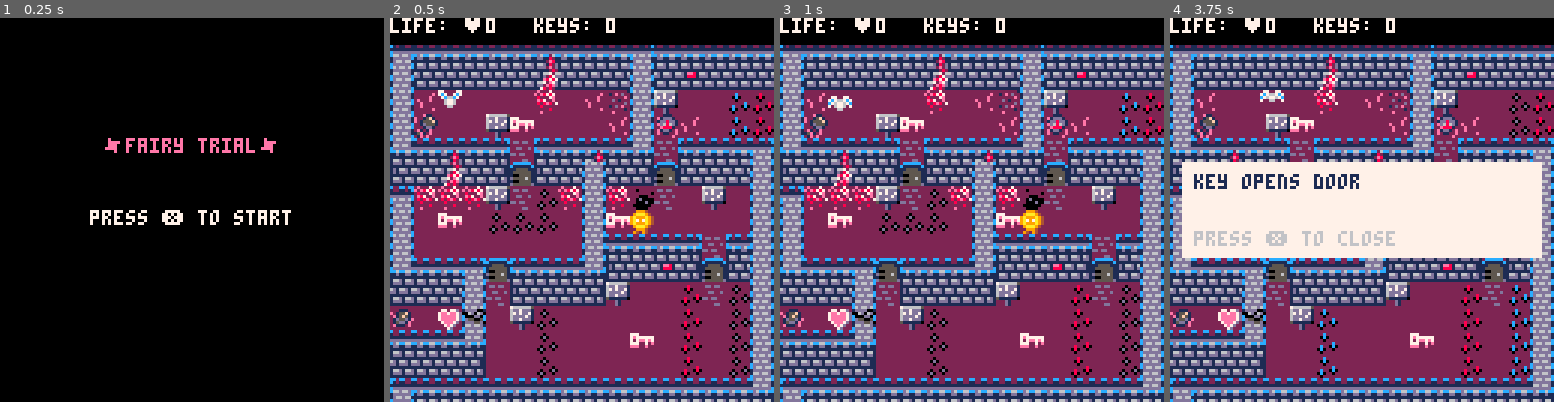
Above: before the commit, frames 1-4 (left to right).
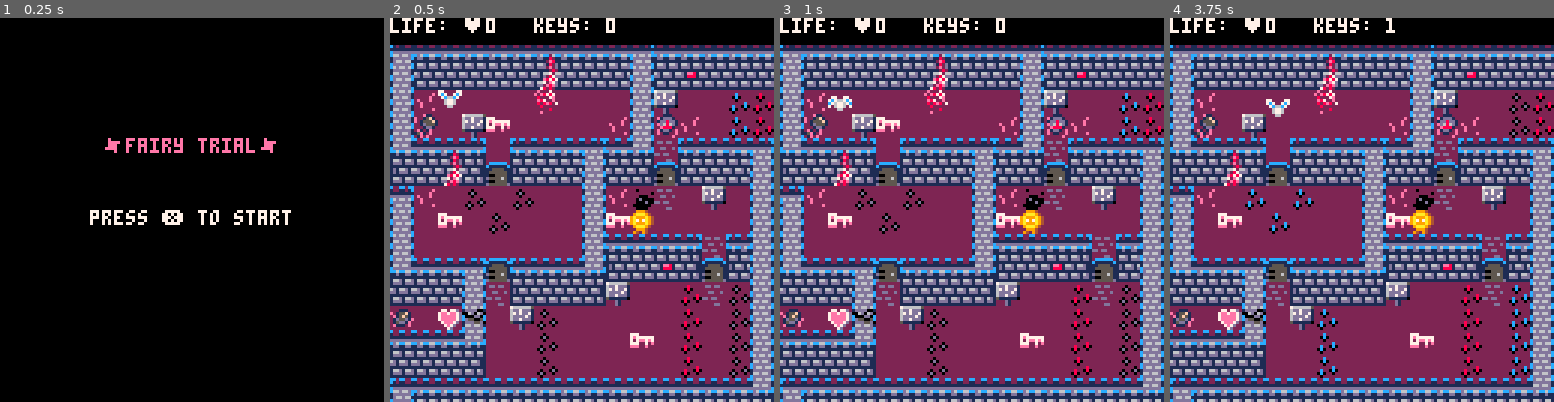
Above: after the commit, the same moments.

Repository: RonzyLady/FairyTrialGame
Game: PICO-8 cartridge fairytrial.p8
Same seed, same stepped clock (60 frames per second), same inputs: the game is played once before the commit and once after it.
Inputs:
- Up to frame 1 (0.25 s): no input
- Up to frame 2 (0.5 s): tap X (X key) at 0.33 s
- Up to frame 3 (1 s): tap O (Z key) at 0.7 s
- Up to frame 4 (3.75 s): tap X (X key) at 1.07, 1.85, 2.97 s; hold Right 1.6-2.1 s; tap O (Z key) every 0.4 s from 1.7 to 3.7 s; hold Up 2.15-2.42 s; hold Right 2.47-3.03 s; hold Left 3.08-3.58 s; hold Down from 3.63 s (still down)

Frame 1 is identical in both runs. In frame 2, 4.1% of the frame differs, in the area x 6-63%, y 18-57%; in frame 3, 4.1%; in frame 4, 25%, in the area x 3-97%, y 0-63%.

Commit message:
upadate mesage text/chat box

Diff:
--- a/fairytrial.p8
+++ b/fairytrial.p8
@@ -81,6 +81,9 @@
 
 function map_setup()
 -- timer
+fate=0 -- no npc encounter
+conf_txt=false
+delay_txt=8
 timer=0
 timer2=0
 anim_time=30 --30 = 1 second
@@ -193,6 +196,7 @@
  if (p.hearts>0) then
  p.hearts-=1
  hscore-=1
+ fate=1
  swap_tile(x,y)
  sfx(5)
  end
@@ -301,10 +305,10 @@
  end
 
  if (is_tile(npc2,x,y)) then
-  active_chat=get_chat(x,y)
   activ_frenx=x
   activ_freny=y
   activ_fren_type=npc2
+  active_chat=get_chat(x,y)
  end
 
  if (is_tile(key,x,y)) then
@@ -313,10 +317,10 @@
   get_heart(x,y)
 
  elseif (is_tile(npc1,x,y)) then
-  active_chat=get_chat(x,y)
   activ_frenx=x
   activ_freny=y
   activ_fren_type=npc1
+  active_chat=get_chat(x,y)
  elseif (is_tile(groundbtnon,x,y)) then
   step_on(x,y)
  elseif (is_tile(buttonoff,x,y)) then
@@ -374,34 +381,66 @@
   rectfill(chatx,chaty,chatx+119,chaty+48,0)
   print(active_chat, chatx+4,chaty+4,1)
   print("give heart please?",chatx+4,chaty+16,6)
-  if p.hearts == 0 then
-    print("no hearts to give, press ❎ ",chatx+4,chaty+40,6)
-  elseif p.hearts>0 then
-  print("yes 🅾️",chatx+4,chaty+40,6)
-  print("no ❎",chatx+50,chaty+40,6)
-  end
-  decide_fate()
- end
-
+
+  if fate == 0 then
+    if p.hearts == 0 then
+      print("no hearts to give, press ❎ ",chatx+4,chaty+40,6)
+      if btn(❎)then
+       conf_txt=true
+      end
+      if conf_txt==true then
+        delay_txt-=1
+        print("no hearts to give, press ❎ ",chatx+4,chaty+40,8)
+      end
+    end
+    if p.hearts>0 then
+      decide_fate()
+      print("yes 🅾️",chatx+4,chaty+40,6)
+      print("no ❎",chatx+50,chaty+40,6)
+     end
+  end
+
+  if fate!=0 then
+    print("yes 🅾️",chatx+4,chaty+40,6)
+    print("no ❎",chatx+50,chaty+40,6)
+    if conf_txt==true then
+      delay_txt-=1
+     if fate == 1 then
+      print("yes 🅾️",chatx+4,chaty+40,11)
+     end
+     if fate == 2 then
+      print("no ❎",chatx+50,chaty+40,8)
+     end
+    end
+  end
+ end
+ if (delay_txt<0) then
+  if fate==0 then
+    unswap_tile(activ_frenx,activ_freny)
+  end
+  fate=0
+  active_chat=nil
+  delay_txt=8
+  conf_txt=false
+end
 end
 
 function decide_fate()
  if (btnp(🅾️)) then
+  conf_txt=true
+  fate=1
   give_heart(activ_frenx,activ_freny)
   if (activ_fren_type==npc1) then
-  	p.black+=1
+   p.black+=1
   elseif(activ_fren_type==npc2) then
    p.yellow+=1
   end
 
  elseif (btnp(❎)) then
+  conf_txt=true
+  fate=2
   unswap_tile(activ_frenx,activ_freny)
 --  sfx(6) fix so that only in chat the sound is called
- end
-
- if (btnp(🅾️)) active_chat=nil
- if (btnp(❎)) then
-  active_chat=nil
  end
 end
 
@@ -516,9 +557,18 @@
   rectfill(textx,texty,textx+119,texty+31,7)
   print(active_text, textx+4,texty+4,1)
   print("press ❎ to close",textx+4,texty+23,6)
-  if (btnp(❎)) then
-    active_text=nil
-   end
+  if conf_txt==true then
+    delay_txt-=1
+    print("press ❎ to close",textx+4,texty+23,11)
+  end
+  if (delay_txt<0) then
+    active_text=false
+    delay_txt=8
+    conf_txt=false
+  end
+  if (btn(❎)) then
+    conf_txt=true
+  end
  end
  end
 __gfx__
@@ -585,12 +635,12 @@
 0000000000000000000000000000000000000000000000000000000000000000000000000000000000000000000000000000000000000000000000000000000000000000000000000000000000000000000000000000000000000000000000000000000000000000000000000000000000000000000000000000000000000000
 1413131313131613131315131313131313131313131313151613131316131315000000000000000000000000000000000000000000000000000000000000000000000000000000000000000000000000000000000000000000000000000000000000000000000000000000000000000000000000000000000000000000000000
 2423232323232623232324230823232323232308232323242623232326232324000000000000000000000000000000000000000000000000000000000000000000000000000000000000000000000000000000000000000000000000000000000000000000000000000000000000000000000000000000000000000000000000
-24111010101036101120245010102c2d2e103d10102b30243620102036101024000000000000000000000000000000000000000000000000000000000000000000000000000000000000000000000000000000000000000000000000000000000000000000000000000000000000000000000000000000000000000000000000
-24371010503010101011243d11102c2d10121111102d2b24203b101b20101024000000000000000000000000000000000000000000000000000000000000000000000000000000000000000000000000000000000000000000000000000000000000000000000000000000000000000000000000000000000000000000000000
-34131613223f06131613173f06131315131313153d0613171615101413221024000000000000000000000000000000000000000000000000000000000000000000000000000000000000000000000000000000000000000000000000000000000000000000000000000000000000000000000000000000000000000000000000
-2723262332382723242332382723232423232324382308232624102423320a24000000000000000000000000000000000000000000000000000000000000000000000000000000000000000000000000000000000000000000000000000000000000000000000000000000000000000000000000000000000000000000000000
-15363636503f2b3624361b3f105010240c2b2d513f102b333624103413131324000000000000000000000000000000000000000000000000000000000000000000000000000000000000000000000000000000000000000000000000000000000000000000000000000000000000000000000000000000000000000000000000
-241030102b2b2b1024303b10101010242b2d102410102c123b243d2723230824000000000000000000000000000000000000000000000000000000000000000000000000000000000000000000000000000000000000000000000000000000000000000000000000000000000000000000000000000000000000000000000000
+24111010101036101010245010102c2d2e103d10102b30243620102036101024000000000000000000000000000000000000000000000000000000000000000000000000000000000000000000000000000000000000000000000000000000000000000000000000000000000000000000000000000000000000000000000000
+24371050301010101011243d11102c2d10121111102d2b24203b101b20101024000000000000000000000000000000000000000000000000000000000000000000000000000000000000000000000000000000000000000000000000000000000000000000000000000000000000000000000000000000000000000000000000
+34131622100613131513173f06131315131313153d0613171615101413221024000000000000000000000000000000000000000000000000000000000000000000000000000000000000000000000000000000000000000000000000000000000000000000000000000000000000000000000000000000000000000000000000
+2723263238272323242332382723232423232324382308232624102423320a24000000000000000000000000000000000000000000000000000000000000000000000000000000000000000000000000000000000000000000000000000000000000000000000000000000000000000000000000000000000000000000000000
+1511102b102b101024111b3f105010240c2b2d513f102b333624103413131324000000000000000000000000000000000000000000000000000000000000000000000000000000000000000000000000000000000000000000000000000000000000000000000000000000000000000000000000000000000000000000000000
+241030102b10101024303b10101010242b2d102410102c123b243d2723230824000000000000000000000000000000000000000000000000000000000000000000000000000000000000000000000000000000000000000000000000000000000000000000000000000000000000000000000000000000000000000000000000
 241010101010101024131313223f06241313131710102d101024102b2d2c1024000000000000000000000000000000000000000000000000000000000000000000000000000000000000000000000000000000000000000000000000000000000000000000000000000000000000000000000000000000000000000000000000
 341313153806131317272308323827242323233210102b371b242c302b2d2c24000000000000000000000000000000000000000000000000000000000000000000000000000000000000000000000000000000000000000000000000000000000000000000000000000000000000000000000000000000000000000000000000
 232323243f272323325010102d3f2b24302b113d11102c333624131313223f24000000000000000000000000000000000000000000000000000000000000000000000000000000000000000000000000000000000000000000000000000000000000000000000000000000000000000000000000000000000000000000000000
